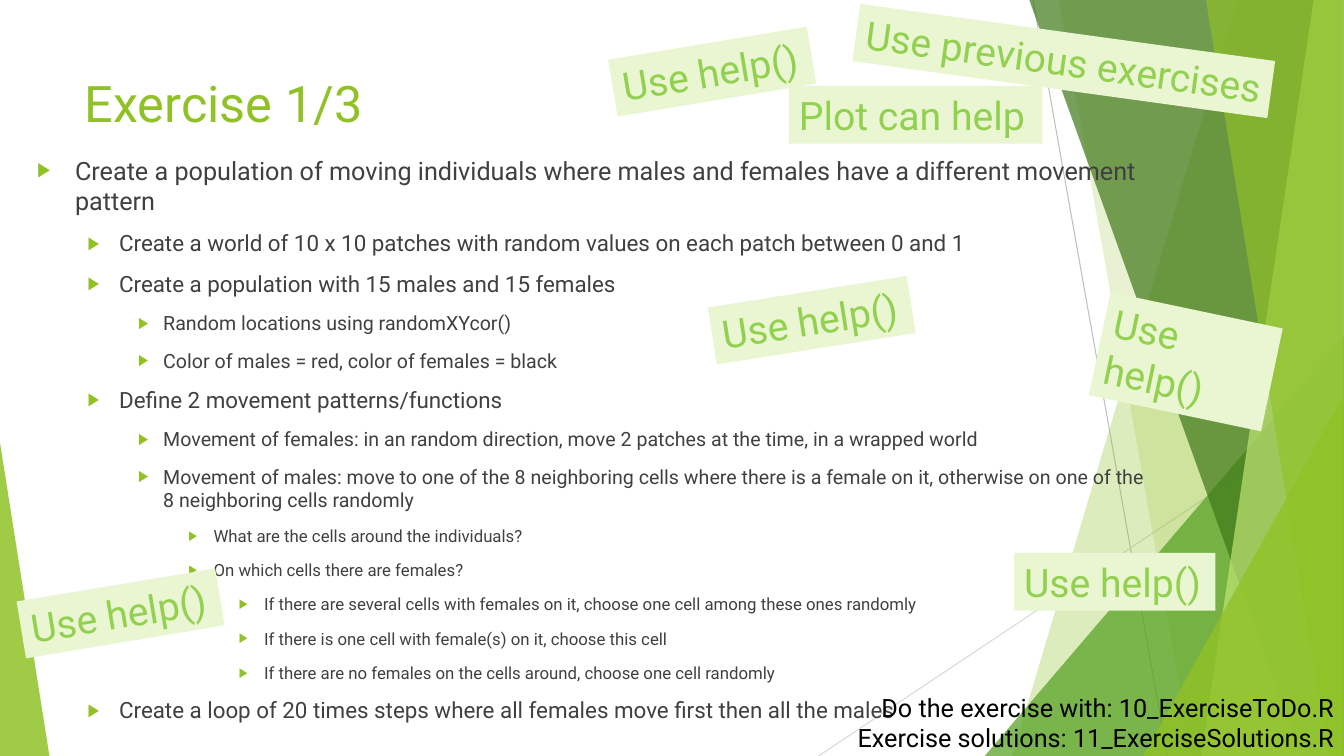
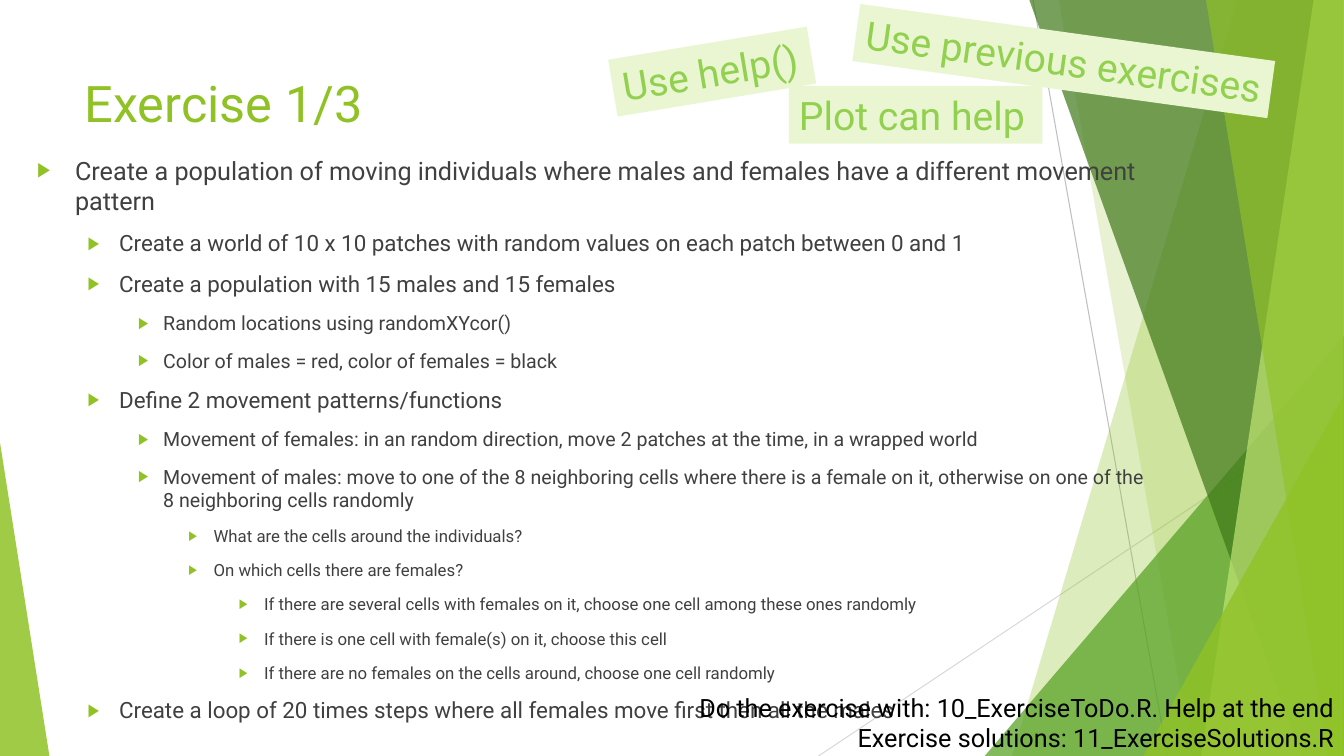
Before and after one commit to SarahBauduin/formation_IBM_NetLogoR, a slide deck: slide 3 of docs/slides/6_Exercise.pptx. Drawn at 1344x756 pixels with LibreOffice and Linux fonts; fonts in the diff are those of the drawing. Boxes give left, top, right and bottom in pixels: in the first picture for what was removed or moved away, otherwise in the second. Text is boxed around its words. In the diff, an @@ line names an element or a change of style, - is before the commit and + after.

```diff
--- a/docs/slides/6_Exercise.pptx
+++ b/docs/slides/6_Exercise.pptx
@@ rectangle removed at (x1=708, y1=276, x2=916, y2=364) @@
-Use help()
@@ rectangle removed at (x1=1089, y1=292, x2=1283, y2=431) @@
-Use help()
@@ rectangle removed at (x1=17, y1=569, x2=225, y2=658) @@
-Use help()
@@ rectangle removed at (x1=1014, y1=554, x2=1216, y2=611) @@
-Use help()
@@ text "Do the exercise with: 10_ExerciseToDo.R. ..." moved from (x1=858, y1=694, x2=1334, y2=753) to (x1=699, y1=694, x2=1334, y2=753) @@
@@ text at (x1=699, y1=694, x2=1333, y2=723): text changed @@
-Do the exercise with: 10_ExerciseToDo.R
+Do the exercise with: 10_ExerciseToDo.R. Help at the end
```
Also in this commit, not shown: 2 other slides changed, 9 other files.
